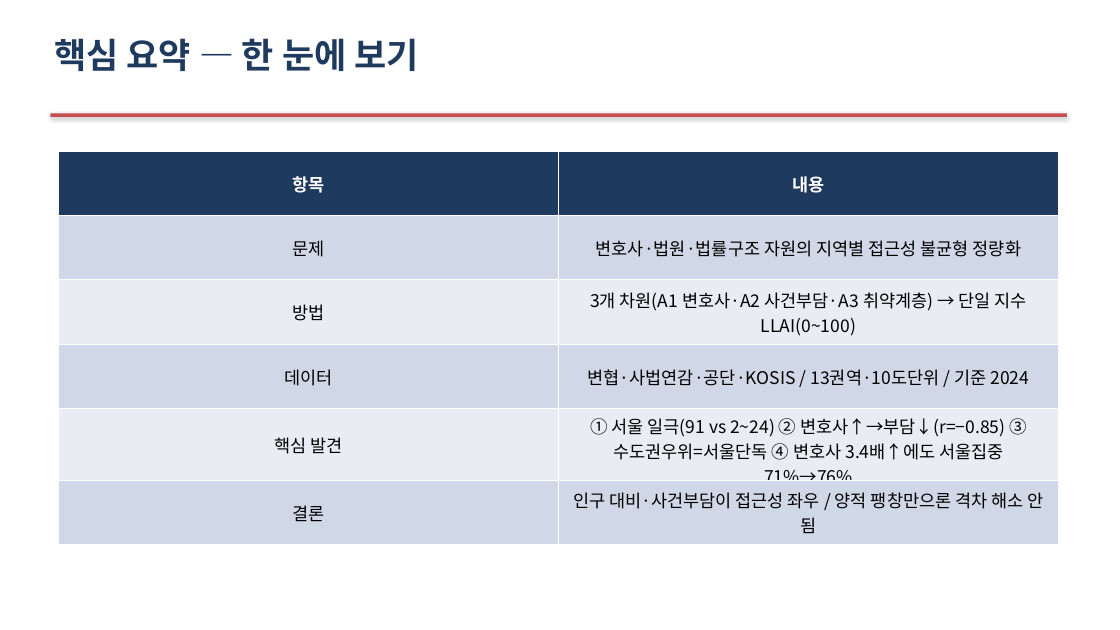
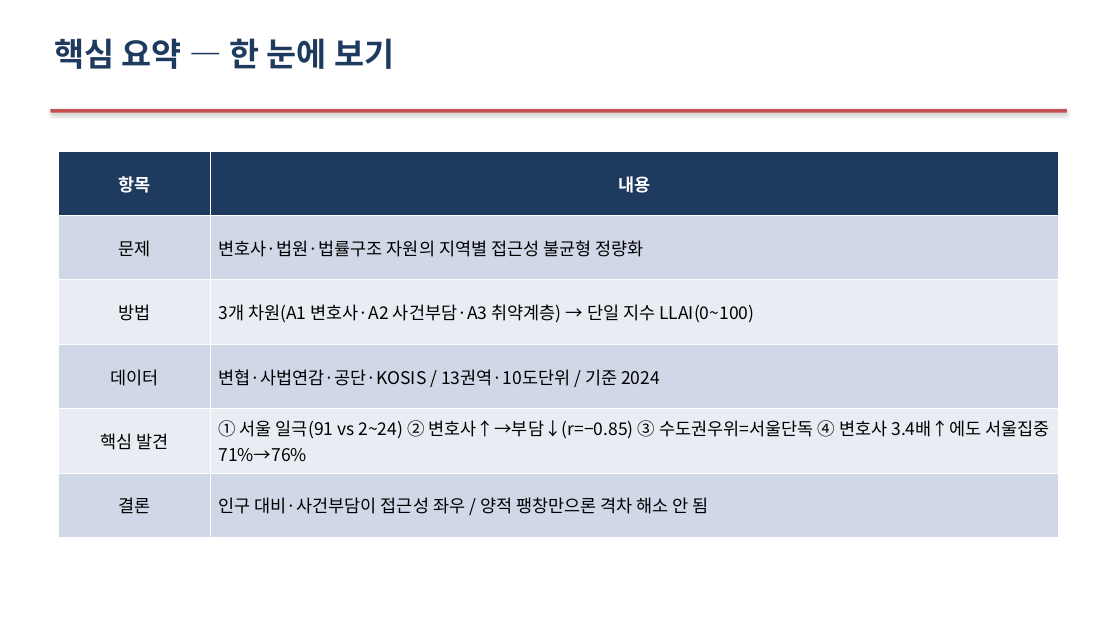
Before and after one commit to Allenkeem/llai-project, a slide deck: slide 3 of reports/발표자료.pptx. Drawn at 1120x630 pixels with LibreOffice and Linux fonts; fonts in the diff are those of the drawing. Boxes give left, top, right and bottom in pixels: in the first picture for what was removed or moved away, otherwise in the second. Text is boxed around its words. In the diff, an @@ line names an element or a change of style, - is before the commit and + after.

```diff
--- a/reports/발표자료.pptx
+++ b/reports/발표자료.pptx
@@ text "핵심 요약 — 한 눈에 ..." at [54, 38, 394, 69]: size 30 to 28 pt @@
@@ rectangle: place and size @@
-rectangle at [50, 113, 1067, 117]
+rectangle at [50, 109, 1067, 113]
@@ table at [59, 151, 1059, 538] @@
@@ alignment centre to left @@
```
Also in this commit, not shown: 20 other slides changed, 1 other file.
